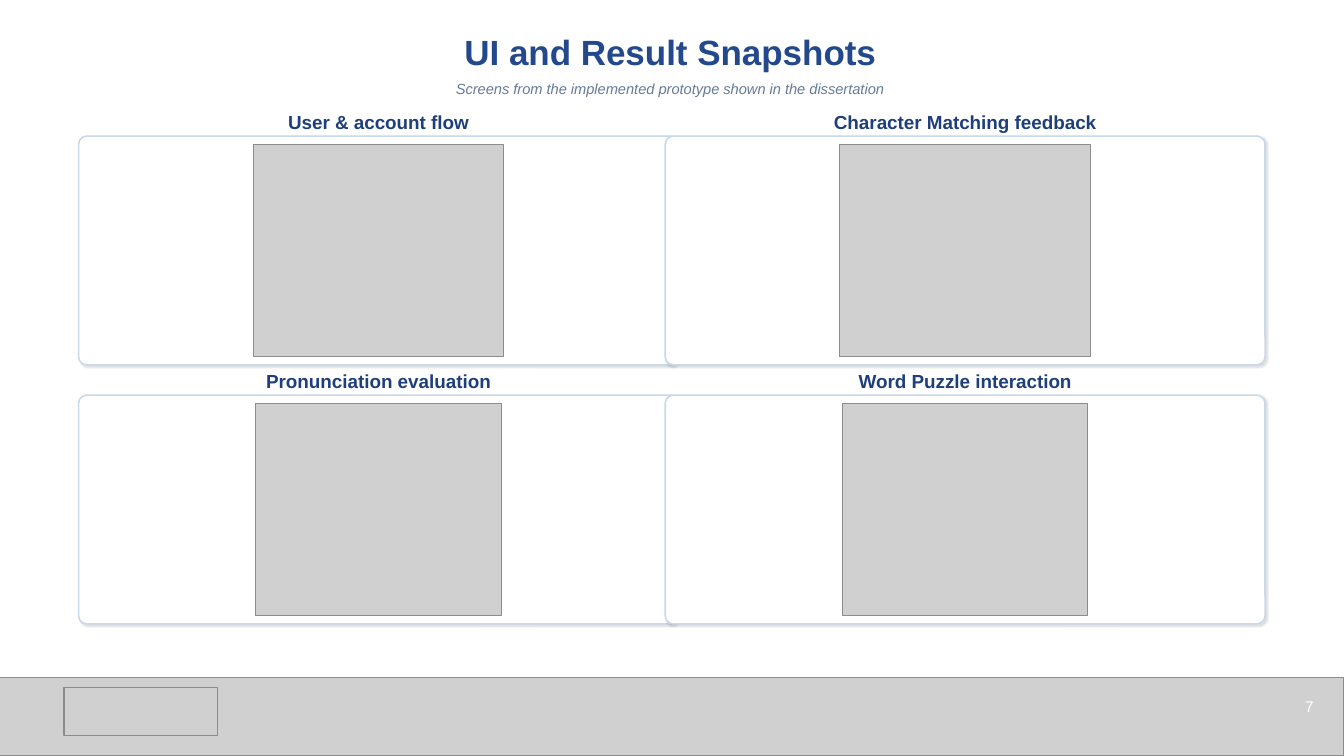
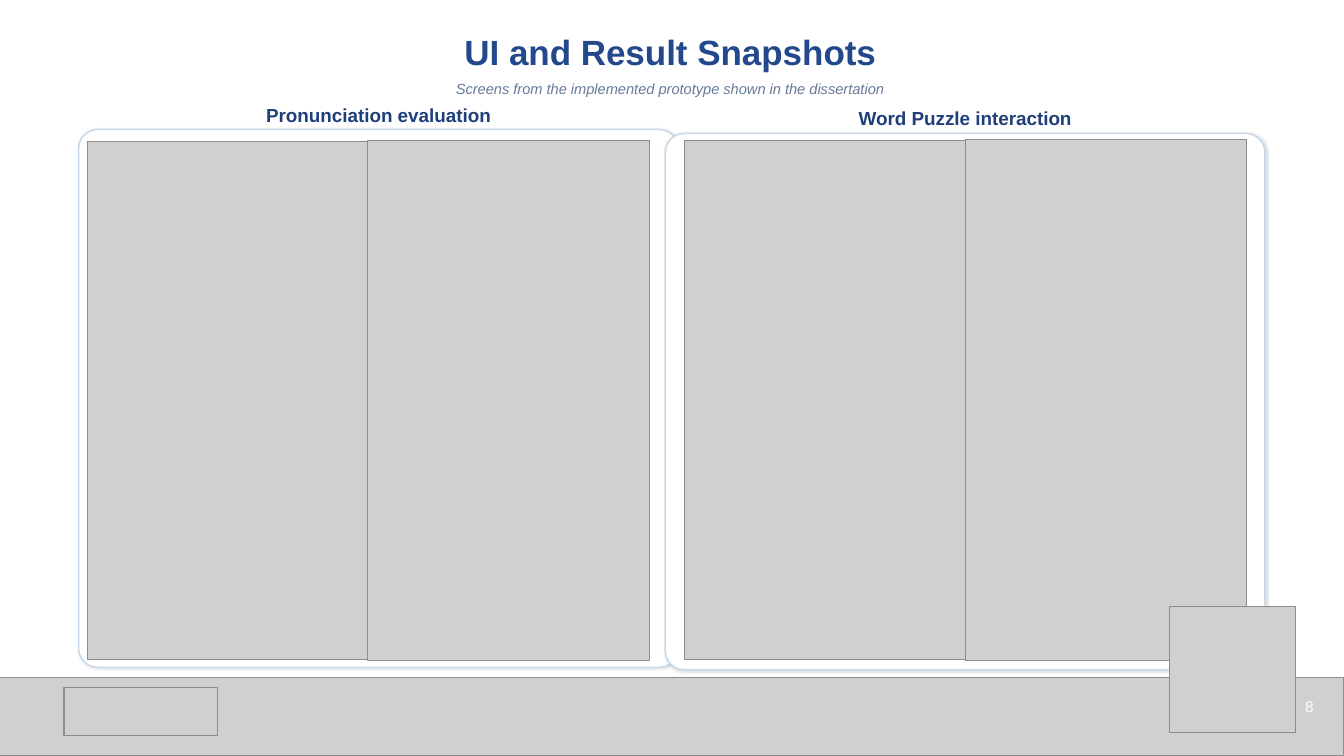
Before and after one commit to liuweilianghhh/Chinese_game, a slide deck: slide 8 of CatLingo_Defense_Template_Style.pptx (slide 7 before the commit). Drawn at 1344x756 pixels with LibreOffice and Linux fonts; fonts in the diff are those of the drawing; grey boxes stand for pictures. Boxes give left, top, right and bottom in pixels: in the first picture for what was removed or moved away, otherwise in the second. Text is boxed around its words. In the diff, an @@ line names an element or a change of style, - is before the commit and + after.

```diff
--- a/CatLingo_Defense_Template_Style.pptx
+++ b/CatLingo_Defense_Template_Style.pptx
@@ text "Pronunciation evaluation": place and size @@
-text "Pronunciation evaluation" at [266,374,491,388]
+text "Pronunciation evaluation" at [266,108,491,122]
@@ text removed at [288,115,469,129] @@
-User & account flow
@@ text "Word Puzzle interaction": place and size @@
-text "Word Puzzle interaction" at [859,374,1071,388]
+text "Word Puzzle interaction" at [859,111,1071,125]
@@ text removed at [834,115,1097,133] @@
-Character Matching feedback
@@ rounded rectangle: place and size @@
-rounded rectangle at [79,395,679,624]
+rounded rectangle at [79,129,679,667]
@@ rounded rectangle removed at [79,136,679,365] @@
@@ picture added at [88,141,368,659] @@
@@ picture removed at [254,144,504,357] @@
@@ picture added at [368,140,649,660] @@
@@ rounded rectangle: place and size @@
-rounded rectangle at [665,395,1265,624]
+rounded rectangle at [665,133,1265,669]
@@ rounded rectangle removed at [665,136,1265,365] @@
@@ picture added at [685,140,966,660] @@
@@ picture removed at [840,144,1091,357] @@
@@ picture added at [965,139,1246,660] @@
@@ picture removed at [256,403,502,616] @@
@@ picture removed at [843,403,1088,616] @@
@@ picture added at [1170,607,1296,733] @@
@@ text at [1305,702,1314,712]: text changed @@
-7
+8
```
Also in this commit, not shown: 8 other slides changed, 2 slides added, 1 other file.
